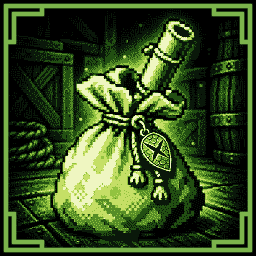
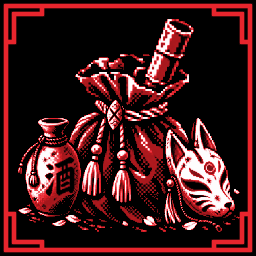
Layers edited between the first and the second 256 x 256 image:
painted on "fox for cat" over 3, 3, 253, 253
removed layer "fox for cat" (2nd of 2) over 3, 3, 253, 253
